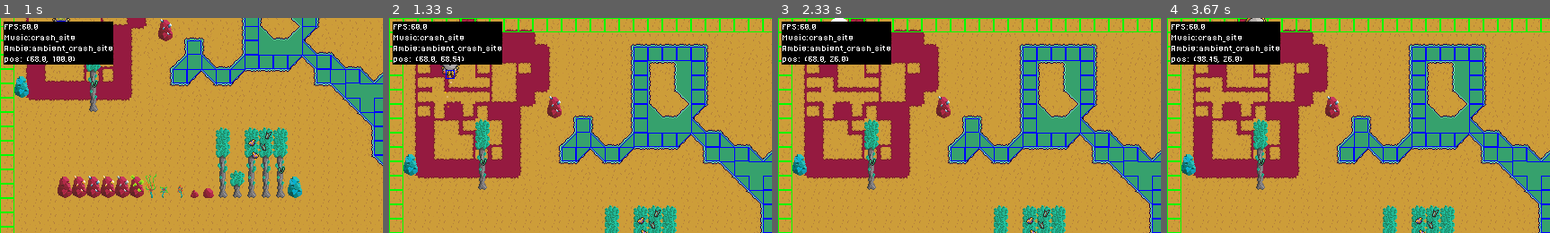
Above: before the commit, frames 1-4 (left to right).
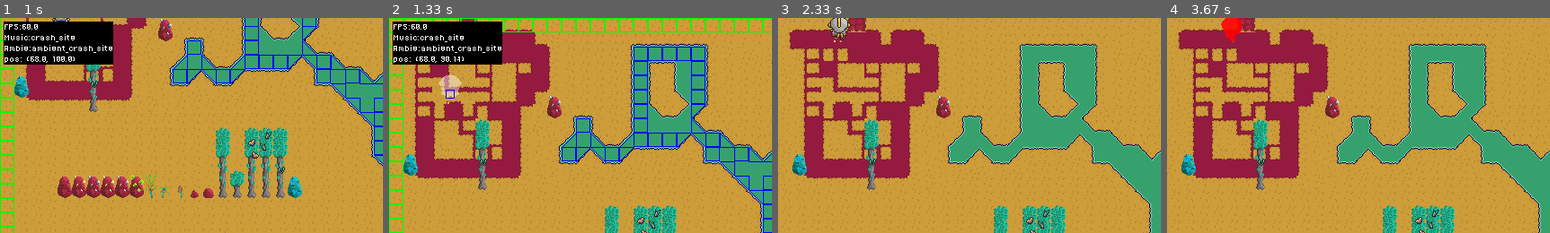
Above: after the commit, the same moments.

Repository: VantaTree/ChronoPilots
Game: pygame game, started from main.py
The game is run twice, just before and just after one commit, with the same random seed, the same clock (stepped at 60 frames per second) and the same inputs.
Inputs:
- Up to frame 1 (1 s): click "START" at 0.38 s; tap Esc at 0.67 s
- Up to frame 2 (1.33 s): hold K from 1 s (still down); hold W from 1 s (still down)
- Up to frame 3 (2.33 s): release K at 1.47 s; release W at 1.47 s; hold H 1.5-1.97 s; hold W 1.5-1.97 s; tap K at 1.65 s; hold G from 2 s (still down); hold W from 2 s (still down); tap I at 2.15 s
- Up to frame 4 (3.67 s): release G at 2.47 s; release W at 2.47 s; tap Space at 2.5, 2.9, 3.2, 3.4 s; hold W 2.83-3.3 s; hold D from 3.33 s (still down); tap K at 3.48 s

Frame 1 is identical in both runs. In frame 2, 0.7% of the frame differs, in the area x 12-20%, y 17-42%; in frame 3, 9.8%; in frame 4, 9.9%, in the area x 0-100%, y 0-100%.

Commit message:
updated debug info and added toggle

Diff:
--- a/modules/level.py
+++ b/modules/level.py
@@ -167,33 +167,34 @@
                     if image is None: continue
                     self.screen.blit(image, (x*TILESIZE + self.master.offset.x, y*TILESIZE + self.master.offset.y - image.get_height() + TILESIZE))
 
-
-        for y in range(self.size[1]):
-            for x in range(self.size[0]):
-
-                cell =  self.collision[y][x]
-                if not cell: continue
-                if cell == 1:
-                    pygame.draw.rect(self.screen, "green", (x*16+self.master.offset.x, y*16+self.master.offset.y, 16, 16), 1)
-                elif cell == 2:
-                    pygame.draw.rect(self.screen, "blue", (x*16+self.master.offset.x, y*16+self.master.offset.y, 16, 16), 1)
-                elif cell == 4:
-                    pygame.draw.polygon(self.screen, 'blue', ( ((x*TILESIZE, y*TILESIZE+TILESIZE)+self.master.offset).xy,
-                    ((x*TILESIZE+TILESIZE, y*TILESIZE+TILESIZE)+self.master.offset).xy, ((x*TILESIZE+TILESIZE, y*TILESIZE)+self.master.offset).xy ), 1)
-                elif cell == 5:
-                    pygame.draw.polygon(self.screen, 'blue', ( ((x*TILESIZE, y*TILESIZE+TILESIZE)+self.master.offset).xy,
-                    ((x*TILESIZE+TILESIZE, y*TILESIZE+TILESIZE)+self.master.offset).xy, ((x*TILESIZE, y*TILESIZE)+self.master.offset).xy ), 1)
-                elif cell == 6:
-                    pygame.draw.polygon(self.screen, 'blue', ( ((x*TILESIZE, y*TILESIZE+TILESIZE)+self.master.offset).xy,
-                    ((x*TILESIZE, y*TILESIZE)+self.master.offset).xy, ((x*TILESIZE+TILESIZE, y*TILESIZE)+self.master.offset).xy ), 1)
-                elif cell == 7:
-                    pygame.draw.polygon(self.screen, 'blue', ( ((x*TILESIZE, y*TILESIZE)+self.master.offset).xy,
-                    ((x*TILESIZE+TILESIZE, y*TILESIZE)+self.master.offset).xy, ((x*TILESIZE+TILESIZE, y*TILESIZE+TILESIZE)+self.master.offset).xy ), 1)
+        if self.master.debug.on:
+            for y in range(self.size[1]):
+                for x in range(self.size[0]):
+
+                    cell =  self.collision[y][x]
+                    if not cell: continue
+                    if cell == 1:
+                        pygame.draw.rect(self.screen, "green", (x*16+self.master.offset.x, y*16+self.master.offset.y, 16, 16), 1)
+                    elif cell == 2:
+                        pygame.draw.rect(self.screen, "blue", (x*16+self.master.offset.x, y*16+self.master.offset.y, 16, 16), 1)
+                    elif cell == 4:
+                        pygame.draw.polygon(self.screen, 'blue', ( ((x*TILESIZE, y*TILESIZE+TILESIZE)+self.master.offset).xy,
+                        ((x*TILESIZE+TILESIZE, y*TILESIZE+TILESIZE)+self.master.offset).xy, ((x*TILESIZE+TILESIZE, y*TILESIZE)+self.master.offset).xy ), 1)
+                    elif cell == 5:
+                        pygame.draw.polygon(self.screen, 'blue', ( ((x*TILESIZE, y*TILESIZE+TILESIZE)+self.master.offset).xy,
+                        ((x*TILESIZE+TILESIZE, y*TILESIZE+TILESIZE)+self.master.offset).xy, ((x*TILESIZE, y*TILESIZE)+self.master.offset).xy ), 1)
+                    elif cell == 6:
+                        pygame.draw.polygon(self.screen, 'blue', ( ((x*TILESIZE, y*TILESIZE+TILESIZE)+self.master.offset).xy,
+                        ((x*TILESIZE, y*TILESIZE)+self.master.offset).xy, ((x*TILESIZE+TILESIZE, y*TILESIZE)+self.master.offset).xy ), 1)
+                    elif cell == 7:
+                        pygame.draw.polygon(self.screen, 'blue', ( ((x*TILESIZE, y*TILESIZE)+self.master.offset).xy,
+                        ((x*TILESIZE+TILESIZE, y*TILESIZE)+self.master.offset).xy, ((x*TILESIZE+TILESIZE, y*TILESIZE+TILESIZE)+self.master.offset).xy ), 1)
 
     def draw_fg(self):
 
-        # for rect in self.object_hitboxes:
-        #     pygame.draw.rect(self.screen, "green", (rect.x+self.master.offset.x, rect.y+self.master.offset.y, rect.width, rect.height), 1)
+        # if self.master.debug.on:
+        #     for rect in self.object_hitboxes:
+        #         pygame.draw.rect(self.screen, "green", (rect.x+self.master.offset.x, rect.y+self.master.offset.y, rect.width, rect.height), 1)
 
         if self.map_type == "terrain":
 
--- a/modules/player.py
+++ b/modules/player.py
@@ -195,8 +195,15 @@
         if self.in_control and not self.inventory_open:
             for event in pygame.event.get((pygame.KEYUP, pygame.KEYDOWN)):
                 if event.type == pygame.KEYDOWN:
+                    if event.key == pygame.K_k:
+                        self.get_hurt(1)
+                    if event.key == pygame.K_i:
+                        self.master.debug.on = not self.master.debug.on
                     if event.key == pygame.K_h:
-                        self.get_hurt(1)
+                        if self.health < self.max_health:
+                            self.health += 1
+                    if event.key == pygame.K_g:
+                        self.has_gun = not self.has_gun
                     if event.key == pygame.K_ESCAPE:
                         self.master.game.pause_game()
                     if event.key == pygame.K_e:
@@ -338,7 +345,8 @@
 
         if self.dying: return
         self.screen.blit(self.image, self.rect.topleft + self.master.offset)
-        pygame.draw.rect(self.screen, "blue", (self.hitbox.x+self.master.offset.x, self.hitbox.y+self.master.offset.y, self.hitbox.width, self.hitbox.height), 1)
+        if self.master.debug.on:
+            pygame.draw.rect(self.screen, "blue", (self.hitbox.x+self.master.offset.x, self.hitbox.y+self.master.offset.y, self.hitbox.width, self.hitbox.height), 1)
 
     def update(self):
 
